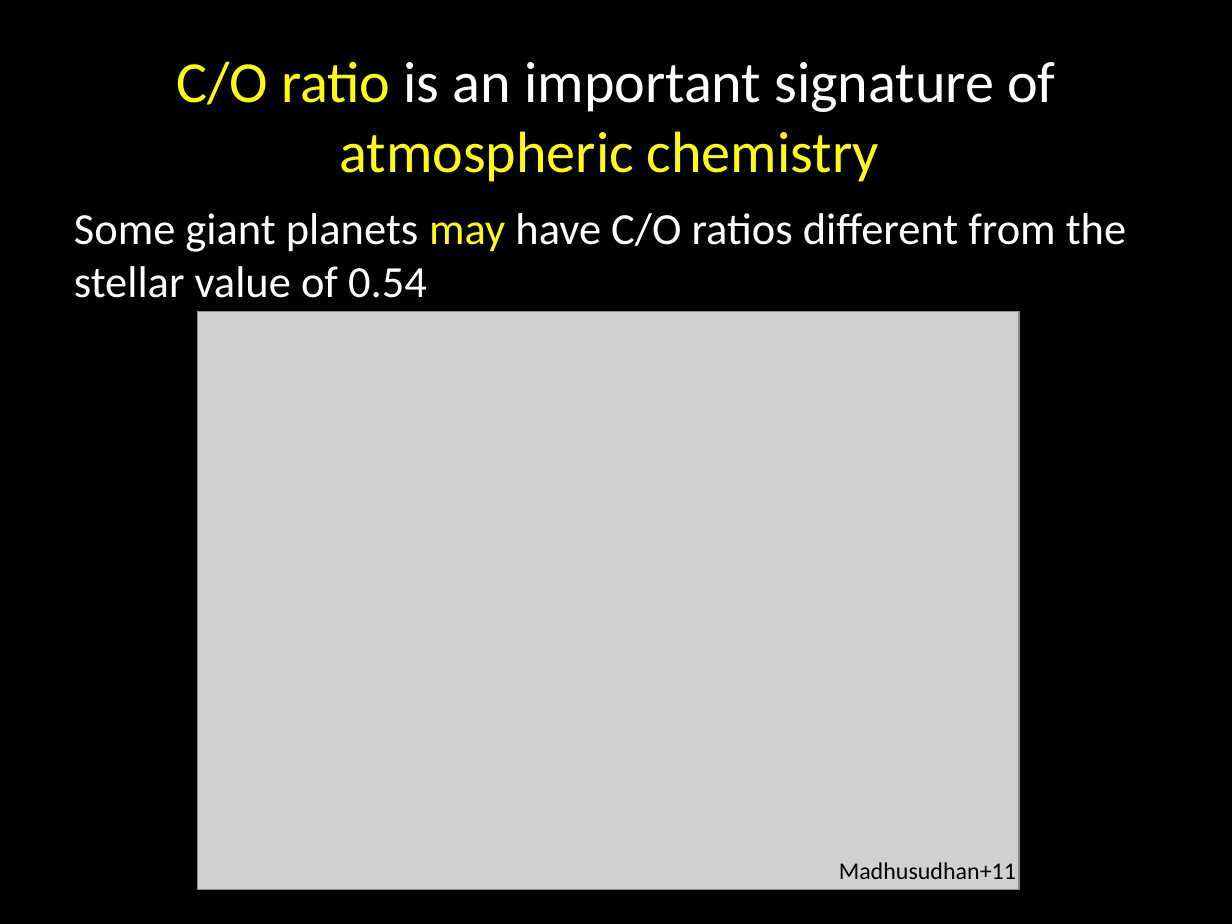
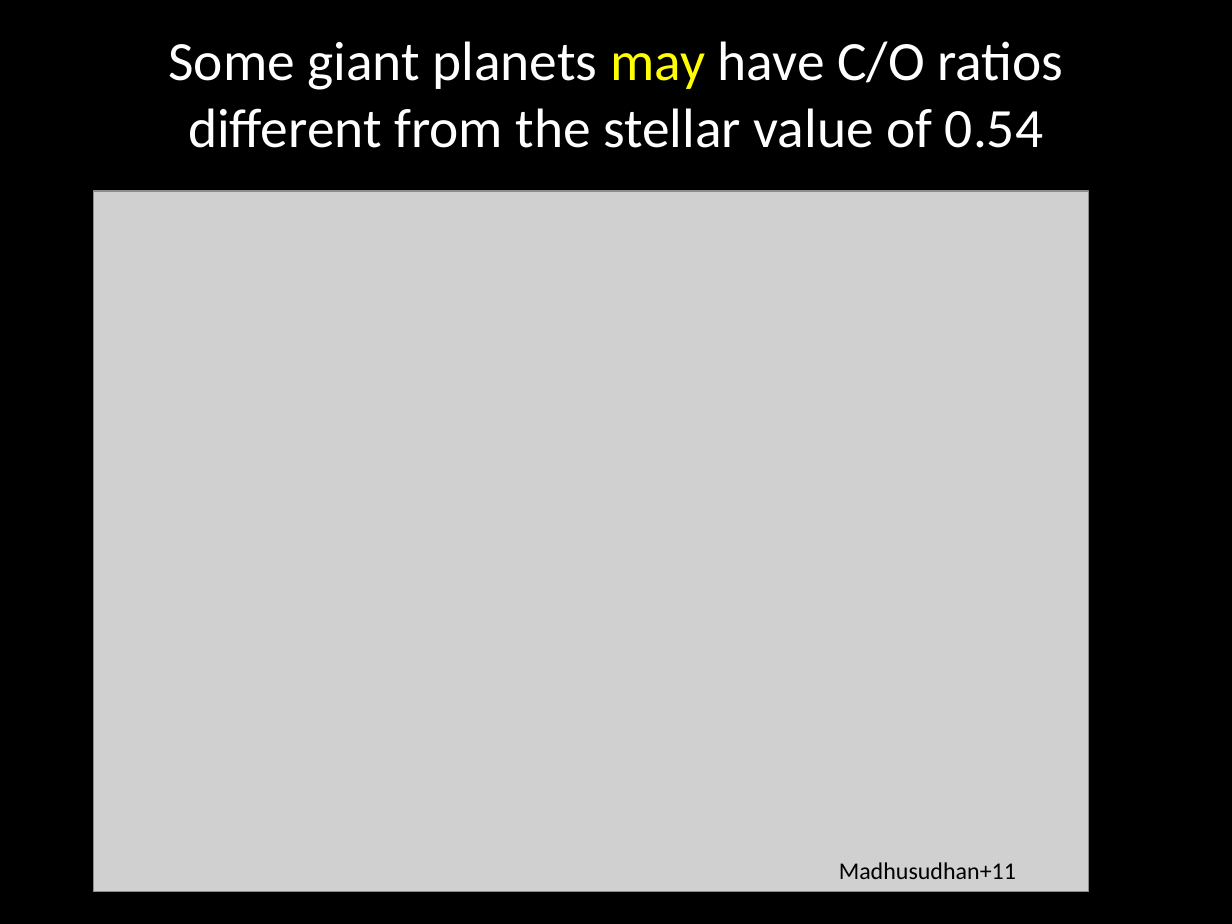
Before and after one commit to apiso/Thesis, a slide deck: slide 36 of slides/CIPS_talk.pptx (slide 35 before the commit). Drawn at 1232x924 pixels with LibreOffice and Linux fonts; fonts in the diff are those of the drawing; grey boxes stand for pictures. Boxes give left, top, right and bottom in pixels: in the first picture for what was removed or moved away, otherwise in the second. Text is boxed around its words. In the diff, an @@ line names an element or a change of style, - is before the commit and + after.

```diff
--- a/slides/CIPS_talk.pptx
+++ b/slides/CIPS_talk.pptx
@@ title at [169, 41, 1063, 148]: text changed; size 34 to 32.4 pt; text colour #FFFF00 to #FFFFFF @@
-C/O ratio is an important signature of atmospheric chemistry
+Some giant planets may have C/O ratios different from the stellar value of 0.54
@@ picture: place and size @@
-picture at [197, 312, 1019, 890]
+picture at [94, 191, 1089, 892]
@@ text removed at [74, 213, 1126, 298] @@
-Some giant planets may have C/O ratios different from the stellar value of 0.54
```
Also in this commit, not shown: 3 other slides changed, 5 slides added, 5 other files.
